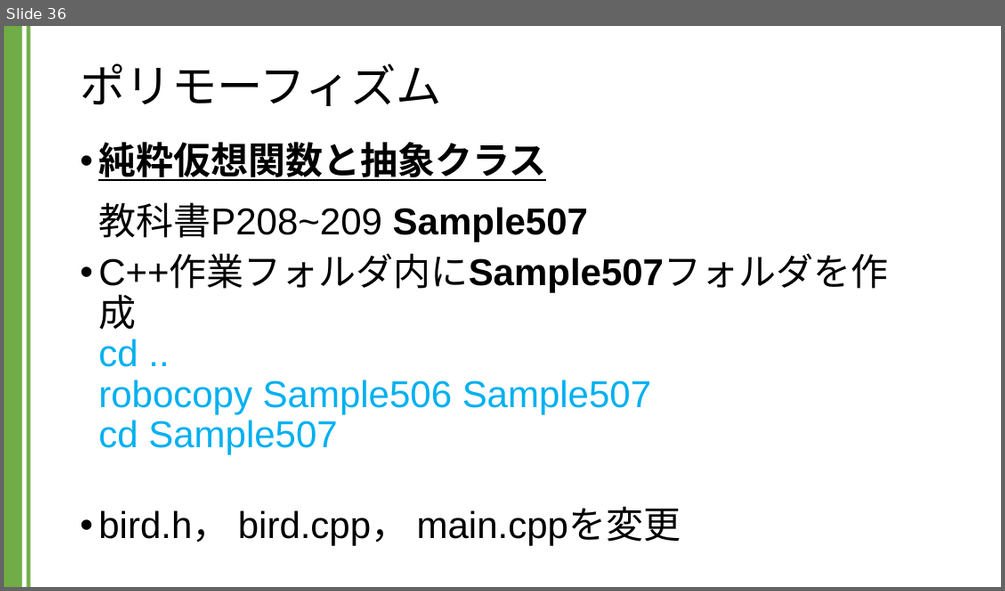
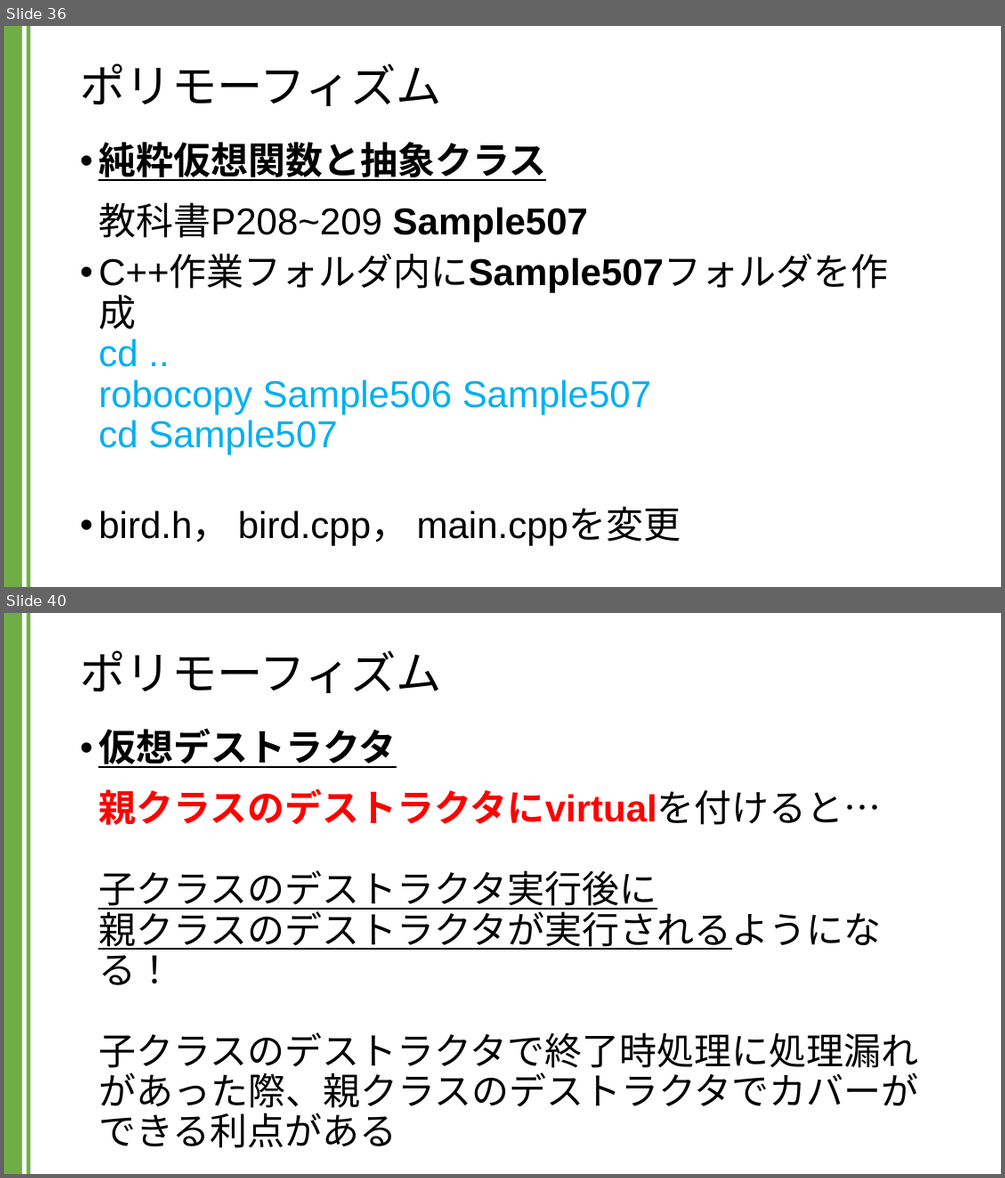
Before and after one commit to kic-murata/cpp2024, a slide deck: 授業資料/講義資料：継承とポリモーフィズム.pptx. Shown one above the other, each under a label of ours: slide 36 before the commit, slides 36 and 40 after it; the slides between them are not shown. The pictures are 1005x591 and 1005x1178 pixels, drawn with LibreOffice and Linux fonts; fonts in the diff are those of the drawing. Boxes give left, top, right and bottom in pixels: in the first picture for what was removed or moved away, otherwise in the second. Text is boxed around its words. In the diff, an @@ line names an element or a change of style, - is before the commit and + after.

```diff
--- a/授業資料/講義資料：継承とポリモーフィズム.pptx
+++ b/授業資料/講義資料：継承とポリモーフィズム.pptx
@@ slide 40 added at (4, 613, 1001, 1174), background #FFFFFF; not listed: 2 template elements that a slide beside it also shows @@
@@ title added at (80, 650, 442, 693), 44 pt, text #000000 @@
+ポリモーフィズム
@@ text added at (98, 728, 918, 1148), 36 pt, text #000000 @@
+• 仮想デストラクタ
+  親クラスのデストラクタにvirtualを付けると…
+  子クラスのデストラクタ実行後に
+  親クラスのデストラクタが実行されるようになる！
+  子クラスのデストラクタで終了時処理に処理漏れ
+  があった際、親クラスのデストラクタでカバーが
+  できる利点がある
```
Also in this commit, not shown: 4 other slides added, 1 other file.
